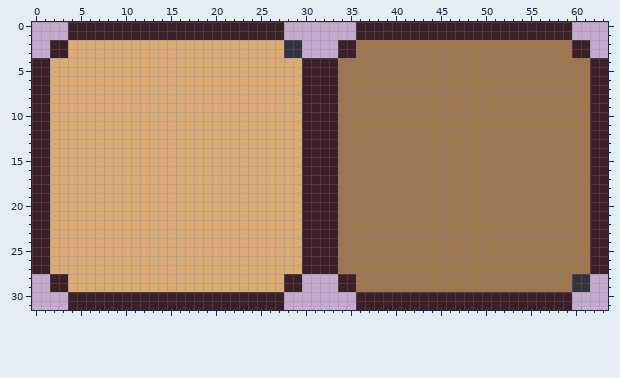
Two versions of one pixel-art sprite, bin/ressources/towers/iconBackground.png. The picture above was drawn from the file before the commit.
The file is 64x32 pixels.
After the commit:
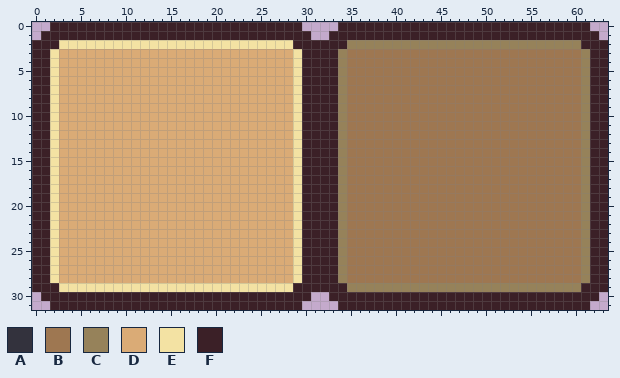
Palette (. is transparent): A #33323d  B #9e7751  C #96825a  D #daab76  E #f3e2a3  F #3b2027
Message: modification de l'imate du background des icones
Difference:
Changed rows in their new state; - is an unchanged pixel.
first column x 0:
 0 --FF------------------------FF----FF------------------------FF--
 1 -FFF------------------------FFF--FFF------------------------FFF-
 2 FF-EEEEEEEEEEEEEEEEEEEEEEEEEEFFFFF-CCCCCCCCCCCCCCCCCCCCCCCCCC-FF
 3 FFED------------------------DEFFFFCB------------------------BCFF
 4 --E--------------------------E----C--------------------------C--
 5 --E--------------------------E----C--------------------------C--
 6 --E--------------------------E----C--------------------------C--
 7 --E--------------------------E----C--------------------------C--
 8 --E--------------------------E----C--------------------------C--
 9 --E--------------------------E----C--------------------------C--
10 --E--------------------------E----C--------------------------C--
11 --E--------------------------E----C--------------------------C--
12 --E--------------------------E----C--------------------------C--
13 --E--------------------------E----C--------------------------C--
14 --E--------------------------E----C--------------------------C--
15 --E--------------------------E----C--------------------------C--
16 --E--------------------------E----C--------------------------C--
17 --E--------------------------E----C--------------------------C--
18 --E--------------------------E----C--------------------------C--
19 --E--------------------------E----C--------------------------C--
20 --E--------------------------E----C--------------------------C--
21 --E--------------------------E----C--------------------------C--
22 --E--------------------------E----C--------------------------C--
23 --E--------------------------E----C--------------------------C--
24 --E--------------------------E----C--------------------------C--
25 --E--------------------------E----C--------------------------C--
26 --E--------------------------E----C--------------------------C--
27 --E--------------------------E----C--------------------------C--
28 FFED------------------------DEFFFFCB------------------------BCFF
29 FF-EEEEEEEEEEEEEEEEEEEEEEEEEE-FFFF-CCCCCCCCCCCCCCCCCCCCCCCCCCFFF
30 -FFF------------------------FFF--FFF------------------------FFF-
31 --FF------------------------FF----FF------------------------FF--
